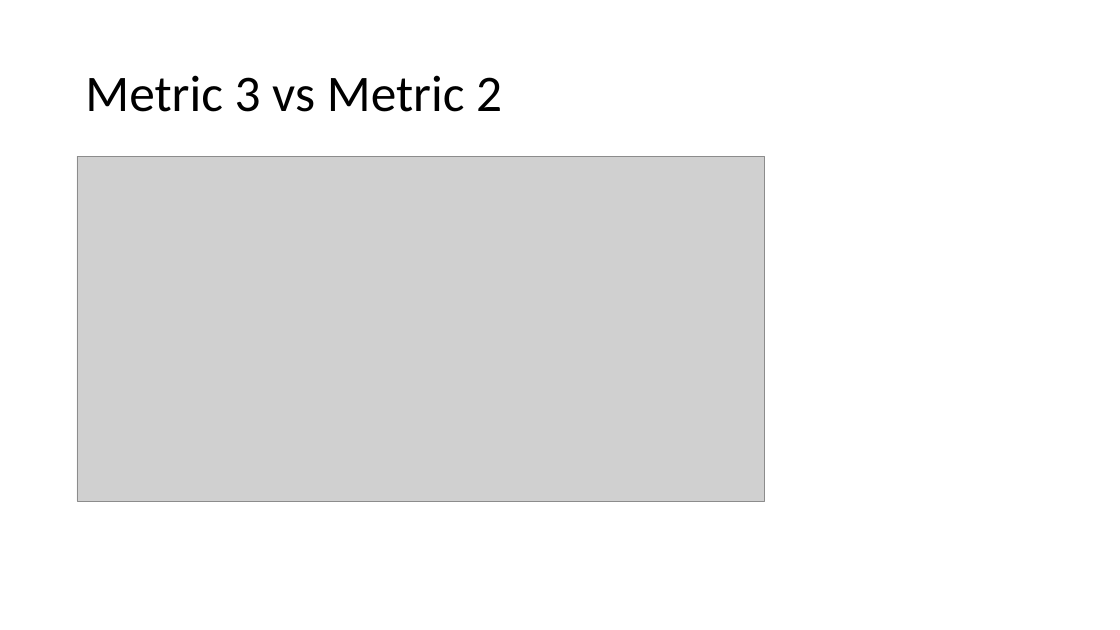
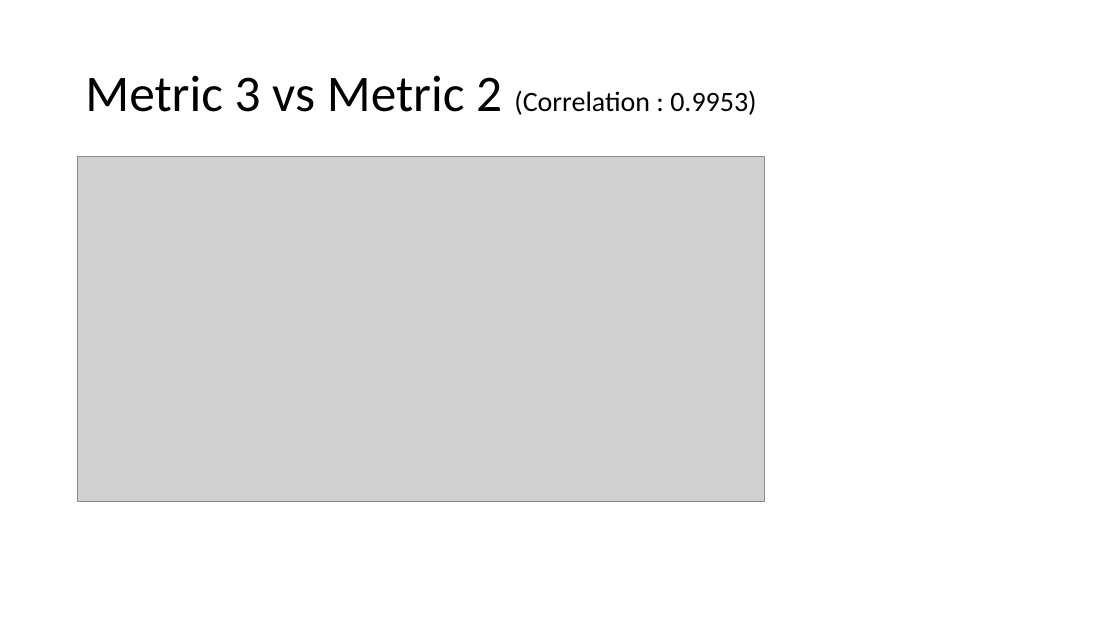
Before and after one commit to pranotimulay/soen6611-measurement-metrics, a slide deck: slide 20 of presentation/Group J.pptx. Drawn at 1120x630 pixels with LibreOffice and Linux fonts; fonts in the diff are those of the drawing; grey boxes stand for pictures. Boxes give left, top, right and bottom in pixels: in the first picture for what was removed or moved away, otherwise in the second. Text is boxed around its words. In the diff, an @@ line names an element or a change of style, - is before the commit and + after.

```diff
--- a/presentation/Group J.pptx
+++ b/presentation/Group J.pptx
@@ title at box(85, 75, 756, 115): text changed; size 44 to 24 pt @@
-Metric 3 vs Metric 2
+Metric 3 vs Metric 2 (Correlation : 0.9953)
```
Also in this commit, not shown: 9 other slides changed, 1 other file.
